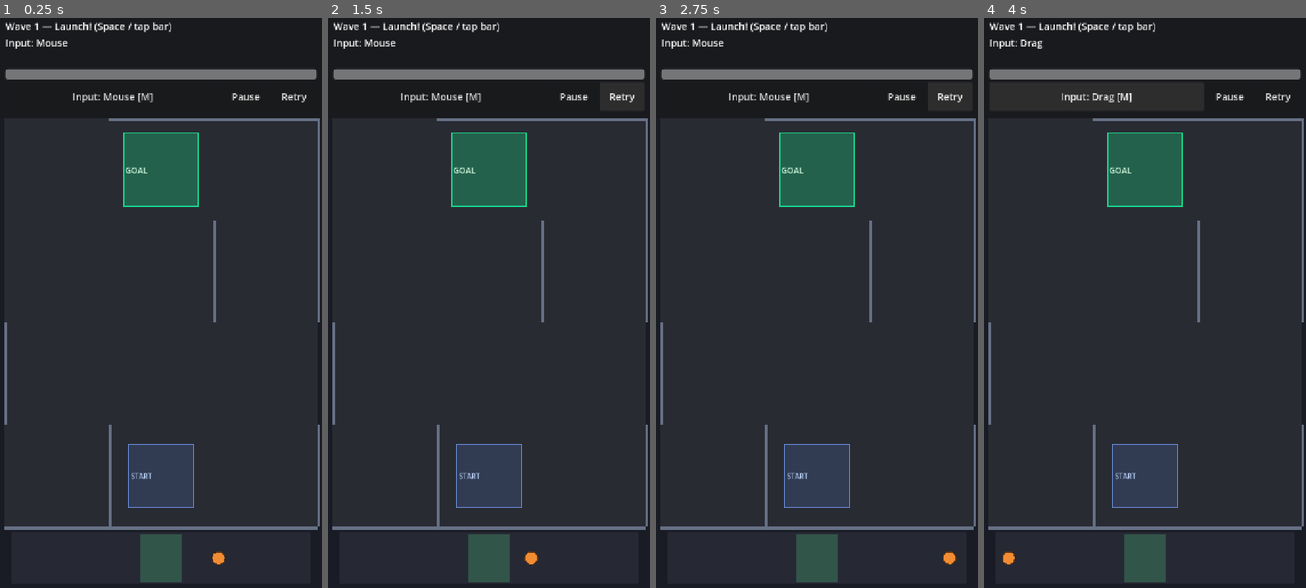
Above: before the commit, frames 1-4 (left to right).
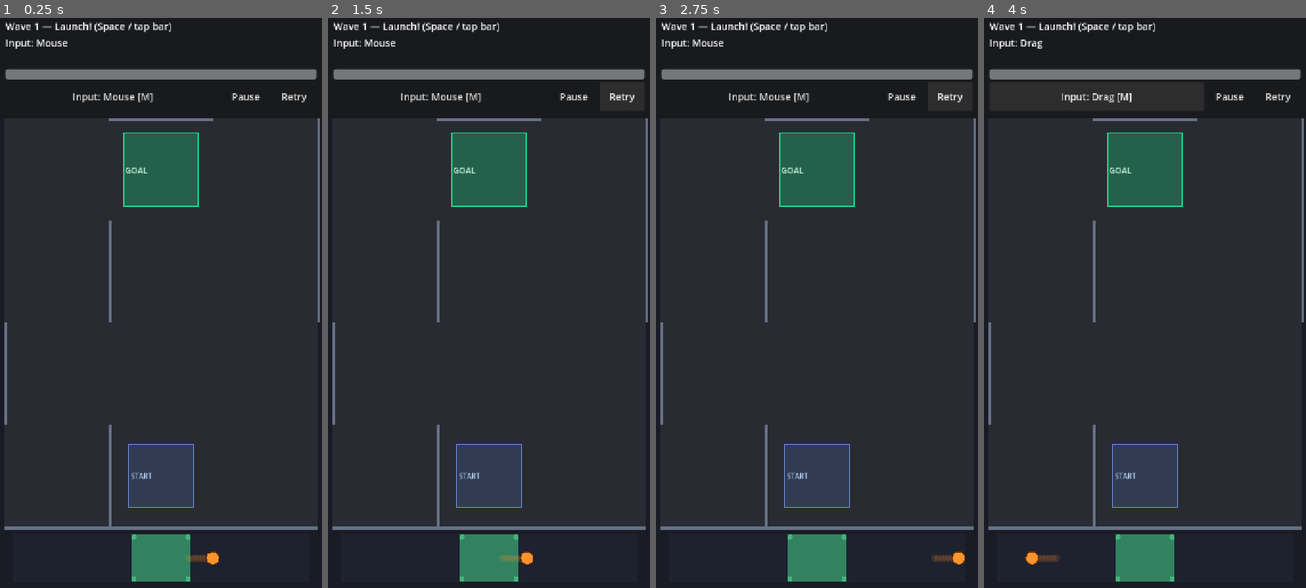
Above: after the commit, the same moments.

Repository: mhaiprojects/Spinning-Top-Maze
Game: Godot game, scene res://scenes/main.tscn
Same seed, same stepped clock (60 frames per second), same inputs: the game is played once before the commit and once after it.
Inputs:
- Up to frame 1 (0.25 s): no input
- Up to frame 2 (1.5 s): click "Retry" at 0.5 s; click "Retry" at 1.25 s
- Up to frame 3 (2.75 s): click "Retry" at 2 s
- Up to frame 4 (4 s): click "Input: Mouse [M]" at 2.75 s; click "Input: Keyboard [M]" at 3.5 s

The runs differ from the first frame. In frame 1, 2.3% of the frame differs, in the area x 33-100%, y 17-99%; in frame 2, 2.2%; in frame 3, 2.3%; in frame 4, 2.4%, in the area x 5-100%, y 17-99%.

Commit message:
2026-11-18 22:29 AEDT: centralize per-wave difficulty tuning
Add difficulty.gd with params_for_wave driving maze dimensions, hazards,
spin decay, wall-hit multiplier, and launch mini-game speed/sweet spot.
Wire maze generator, spinning top, and launch bar to read wave params so
later waves feel clearly harder while wave 1 stays easy.

Co-authored-by: Cursor <cursoragent@cursor.com>

Diff:
--- /dev/null
+++ b/scripts/difficulty.gd
@@ -0,0 +1,60 @@
+class_name Difficulty
+extends RefCounted
+## Central wave difficulty curve (testable).
+
+const LABELS: PackedStringArray = ["Easy", "Easy+", "Medium", "Medium+", "Hard", "Hard+", "Expert", "Expert+", "Master", "Master+"]
+
+
+static func params_for_wave(wave: int) -> Dictionary:
+	var w: int = maxi(1, wave)
+	var cols: int = clampi(3 + ((w - 1) * 7) / 9, 3, 10)
+	var rows: int = clampi(4 + ((w - 1) * 10) / 9, 4, 14)
+	var extra_remove: float = clampf(0.52 - float(w - 1) * 0.035, 0.04, 0.52)
+	var wall_hit_mult: float = 1.0 + float(w - 1) * 0.06
+	var spin_decay: float = 2.2 + float(w - 1) * 0.12
+	var marker_speed: float = 1.45 + float(w - 1) * 0.08
+	var sweet_spot: float = clampf(0.2 - float(w - 1) * 0.008, 0.08, 0.2)
+	var hazards: int = clampi((w - 3) / 2, 0, 8)
+	var label_idx: int = clampi(w - 1, 0, LABELS.size() - 1)
+	return {
+		"wave": w,
+		"cols": cols,
+		"rows": rows,
+		"cells": cols * rows,
+		"extra_wall_remove": extra_remove,
+		"wall_hit_mult": wall_hit_mult,
+		"spin_decay": spin_decay,
+		"marker_speed": marker_speed,
+		"sweet_spot_frac": sweet_spot,
+		"hazards": hazards,
+		"difficulty_label": LABELS[label_idx],
+		"stars": clampi(1 + (w - 1) / 2, 1, 5),
+	}
+
+
+static func metric_keys_monotonic() -> Array[String]:
+	return ["cells", "wall_hit_mult", "spin_decay", "marker_speed", "hazards"]
+
+
+static func is_easy_wave_1() -> bool:
+	var p: Dictionary = params_for_wave(1)
+	return p.cols == 3 and p.rows == 4 and p.extra_wall_remove >= 0.45
+
+
+static func format_table_row(wave: int) -> String:
+	var p: Dictionary = params_for_wave(wave)
+	return (
+		"| %d | %dx%d | %d | %.2f | %.2f | %.2f | %.0f%% | %d | %s |"
+		% [
+			wave,
+			p.cols,
+			p.rows,
+			p.cells,
+			p.wall_hit_mult,
+			p.spin_decay,
+			p.marker_speed,
+			p.sweet_spot_frac * 100.0,
+			p.hazards,
+			p.difficulty_label,
+		]
+	)
--- a/scripts/launch_minigame.gd
+++ b/scripts/launch_minigame.gd
@@ -4,29 +4,35 @@
 
 signal released(power: float)
 
-const SHOW_RESULT_SEC := 0.9
+const SHOW_RESULT_SEC := 0.85
+const Launch := preload("res://scripts/launch_math.gd")
 
 var wave: int = 1
 var active := false
 var _pos := 0.0
 var _dir := 1.0
 var _speed := 1.6
+var _sweet_frac := 0.14
 var _result_power := -1.0
 var _result_t := 0.0
 var _bar_rect := Rect2()
+var _marker_trail: Array[float] = []
 
 
 func setup(bar_rect: Rect2, wave_num: int) -> void:
 	_bar_rect = bar_rect
 	wave = wave_num
 	active = true
-	z_index = 20
+	var p: Dictionary = Difficulty.params_for_wave(wave_num)
+	_speed = float(p.marker_speed)
+	_sweet_frac = float(p.sweet_spot_frac)
 	_pos = 0.0
 	_dir = 1.0
-	_speed = 1.6 + float(wave - 1) * 0.06
 	_result_power = -1.0
 	_result_t = 0.0
+	_marker_trail.clear()
 	visible = true
+	z_index = 20
 	set_process(true)
 	queue_redraw()
 
@@ -47,7 +53,6 @@
 		return
 	if not active:
 		return
-	var span: float = _bar_rect.size.x * 0.5
 	_pos += _dir * _speed * delta
 	if _pos > 1.0:
 		_pos = 1.0
@@ -55,13 +60,16 @@
 	elif _pos < -1.0:
 		_pos = -1.0
 		_dir = 1.0
+	_marker_trail.push_back(_pos)
+	while _marker_trail.size() > 8:
+		_marker_trail.pop_front()
 	queue_redraw()
 
 
 func try_release() -> bool:
 	if not active or _result_power >= 0.0:
 		return false
-	_result_power = LaunchMath.power_for_offset(_pos)
+	_result_power = Launch.power_for_offset(_pos)
 	_result_t = 0.0
 	if OS.has_feature("web"):
 		var n: Node = get_tree().root.get_node_or_null("TiltInput")
@@ -71,18 +79,41 @@
 	return true
 
 
+func _result_label() -> String:
+	if _result_power >= 92.0:
+		return "Perfect!"
+	if _result_power >= 70.0:
+		return "Good"
+	return "Weak"
+
+
 func _draw() -> void:
 	if _bar_rect.size.x < 1.0:
 		return
-	var centre_zone := _bar_rect.size.x * 0.14
 	var cx: float = _bar_rect.position.x + _bar_rect.size.x * 0.5
 	var bar_y: float = _bar_rect.position.y + _bar_rect.size.y * 0.5
-	draw_rect(_bar_rect, Color(0.15, 0.16, 0.2))
-	draw_rect(Rect2(cx - centre_zone * 0.5, _bar_rect.position.y + 4, centre_zone, _bar_rect.size.y - 8), Color(0.25, 0.55, 0.4, 0.45))
-	draw_line(Vector2(cx, _bar_rect.position.y), Vector2(cx, _bar_rect.end.y), Color(0.9, 0.9, 0.85), 2.0)
-	var marker_x: float = cx + _pos * (_bar_rect.size.x * 0.5 - 12.0)
-	draw_circle(Vector2(marker_x, bar_y), 14.0, Color(0.95, 0.55, 0.2))
-	draw_circle(Vector2(marker_x, bar_y), 14.0, Color(0.4, 0.22, 0.08), false, 2.0)
+	var inner := _bar_rect.grow_individual(-3, -3, -3, -3)
+	draw_rounded_rect(inner, Color(0.12, 0.13, 0.18), 10.0)
+	var centre_zone: float = _bar_rect.size.x * _sweet_frac
+	var sweet := Rect2(cx - centre_zone * 0.5, inner.position.y + 2, centre_zone, inner.size.y - 4)
+	draw_rounded_rect(sweet, Color(0.2, 0.75, 0.48, 0.35), 6.0)
+	draw_rounded_rect(sweet, Color(0.35, 1.0, 0.65, 0.25), 6.0)
+	draw_line(Vector2(cx, inner.position.y), Vector2(cx, inner.end.y), Color(1, 1, 0.9, 0.7), 2.0)
+	for tpos in _marker_trail:
+		var tx: float = cx + tpos * (_bar_rect.size.x * 0.5 - 14.0)
+		draw_circle(Vector2(tx, bar_y), 8.0, Color(1, 0.55, 0.15, 0.15))
+	var marker_x: float = cx + _pos * (_bar_rect.size.x * 0.5 - 14.0)
+	draw_circle(Vector2(marker_x, bar_y), 16.0, Color(0.2, 0.1, 0.05, 0.35))
+	draw_circle(Vector2(marker_x, bar_y), 14.0, Color(1, 0.58, 0.18))
+	draw_circle(Vector2(marker_x, bar_y), 14.0, Color(0.45, 0.22, 0.05), false, 2.0)
 	if _result_power >= 0.0:
-		var lbl := "Power: %d" % int(round(_result_power))
-		draw_string(ThemeDB.fallback_font, Vector2(cx - 48, bar_y - 36), lbl, HORIZONTAL_ALIGNMENT_LEFT, -1, 22, Color(1, 1, 1))
+		var lbl := "%s  %d" % [_result_label(), int(round(_result_power))]
+		draw_string(ThemeDB.fallback_font, Vector2(cx - 70, bar_y - 40), lbl, HORIZONTAL_ALIGNMENT_LEFT, -1, 24, Color(1, 1, 1))
+
+
+func draw_rounded_rect(r: Rect2, col: Color, radius: float) -> void:
+	draw_rect(r, col)
+	draw_circle(r.position + Vector2(radius, radius), radius, col)
+	draw_circle(Vector2(r.end.x - radius, r.position.y + radius), radius, col)
+	draw_circle(Vector2(r.end.x - radius, r.end.y - radius), radius, col)
+	draw_circle(Vector2(r.position.x + radius, r.end.y - radius), radius, col)
--- a/scripts/maze_gen.gd
+++ b/scripts/maze_gen.gd
@@ -10,15 +10,12 @@
 
 
 static func grid_dims_for_wave(wave: int) -> Vector2i:
-	if wave == 1:
-		return Vector2i(3, 4)
-	var w: int = clampi(2 + wave, 3, 12)
-	var h: int = clampi(3 + wave, 4, 16)
-	return Vector2i(w, h)
+	var p: Dictionary = Difficulty.params_for_wave(wave)
+	return Vector2i(p.cols, p.rows)
 
 
 static func extra_wall_remove_chance(wave: int) -> float:
-	return clampf(0.48 - float(wave) * 0.038, 0.0, 0.48)
+	return float(Difficulty.params_for_wave(wave).extra_wall_remove)
 
 
 static func generate(wave: int, seed_val: int) -> Dictionary:
@@ -86,12 +83,14 @@
 		cells.append(row)
 
 	var segments: Array = wall_segments_from_rooms(cols, rows, room_walls)
+	var hazards: Array = _place_hazards(cols, rows, start_cell, goal_cell, room_walls, rng, wave)
 	var data := {
 		"cols": cols,
 		"rows": rows,
 		"cells": cells,
 		"room_walls": room_walls,
 		"walls": segments,
+		"hazards": hazards,
 		"start_cell": start_cell,
 		"goal_cell": goal_cell,
 		"wave": wave,
@@ -174,3 +173,30 @@
 
 static func wall_count(data: Dictionary) -> int:
 	return data.walls.size()
+
+
+static func _place_hazards(
+	cols: int,
+	rows: int,
+	start_cell: Vector2i,
+	goal_cell: Vector2i,
+	room_walls: Array,
+	rng: RandomNumberGenerator,
+	wave: int
+) -> Array:
+	var count: int = int(Difficulty.params_for_wave(wave).hazards)
+	if count <= 0:
+		return []
+	var out: Array = []
+	var tries := 0
+	while out.size() < count and tries < count * 40:
+		tries += 1
+		var c := Vector2i(rng.randi_range(0, cols - 1), rng.randi_range(0, rows - 1))
+		if c == start_cell or c == goal_cell:
+			continue
+		if (c - start_cell).length() < 2 or (c - goal_cell).length() < 2:
+			continue
+		if out.has(c):
+			continue
+		out.append(c)
+	return out
--- a/scripts/spinning_top.gd
+++ b/scripts/spinning_top.gd
@@ -4,12 +4,13 @@
 
 signal fell_over
 signal power_changed(value: float)
-
-const DECAY_PER_SEC := 2.5
+signal hit_wall
+
 const MIN_HIT_LOSS := 4.0
 const HIT_LOSS_SCALE := 1.2
 const STEER_FORCE := 280.0
-const RADIUS := 20.0
+const RADIUS := 22.0
+const TRAIL_LEN := 14
 
 var spin_power: float = 100.0
 var _falling := false
@@ -17,6 +18,11 @@
 var _wobble_phase := 0.0
 var _last_hit_ms := 0
 var _run_active := false
+var _decay_rate := 2.2
+var _hit_mult := 1.0
+var _trail: Array[Vector2] = []
+var _trail_line: Line2D
+var _spark: CPUParticles2D
 
 
 func _ready() -> void:
@@ -26,7 +32,7 @@
 	body_entered.connect(_on_body_entered)
 	lock_rotation = false
 	collision_layer = 1
-	collision_mask = 2
+	collision_mask = 6
 	contact_monitor = true
 	max_contacts_reported = 8
 	var shape := CollisionShape2D.new()
@@ -34,14 +40,38 @@
 	circle.radius = RADIUS
 	shape.shape = circle
 	add_child(shape)
+	_trail_line = Line2D.new()
+	_trail_line.width = 4.0
+	_trail_line.default_color = Color(1, 0.75, 0.2, 0.35)
+	_trail_line.joint_mode = Line2D.LINE_JOINT_ROUND
+	add_child(_trail_line)
+	_spark = CPUParticles2D.new()
+	_spark.emitting = false
+	_spark.one_shot = true
+	_spark.amount = 12
+	_spark.lifetime = 0.35
+	_spark.explosiveness = 0.9
+	_spark.direction = Vector2.ZERO
+	_spark.spread = 180.0
+	_spark.initial_velocity_min = 40.0
+	_spark.initial_velocity_max = 120.0
+	_spark.scale_amount_min = 2.0
+	_spark.scale_amount_max = 4.0
+	add_child(_spark)
 	set_run_active(false)
+
+
+func configure_for_wave(wave: int) -> void:
+	var p: Dictionary = Difficulty.params_for_wave(wave)
+	_decay_rate = float(p.spin_decay)
+	_hit_mult = float(p.wall_hit_mult)
 
 
 func set_run_active(active: bool) -> void:
 	_run_active = active
 	if active:
 		collision_layer = 1
-		collision_mask = 2
+		collision_mask = 6
 		set_deferred("contact_monitor", true)
 		freeze = false
 	else:
@@ -51,6 +81,8 @@
 		freeze = true
 		linear_velocity = Vector2.ZERO
 		angular_velocity = 0.0
+		_trail.clear()
+		_trail_line.clear_points()
 
 
 func set_initial_power(p: float) -> void:
@@ -63,8 +95,9 @@
 		return
 	if _falling:
 		_fall_t += delta
-		return
-	spin_power = maxf(0.0, spin_power - DECAY_PER_SEC * delta)
+		queue_redraw()
+		return
+	spin_power = maxf(0.0, spin_power - _decay_rate * delta)
 	power_changed.emit(spin_power)
 	if spin_power <= 0.0:
 		call_deferred("_begin_fall")
@@ -76,9 +109,25 @@
 	if tilt.length_squared() > 0.0001:
 		apply_central_force(tilt * STEER_FORCE * (0.35 + 0.65 * spin_power / 100.0))
 	_wobble_phase += delta * (8.0 + spin_power * 0.12)
-	var spin_rate: float = (spin_power / 100.0) * 22.0
+	var spin_rate: float = (spin_power / 100.0) * 24.0
 	angular_velocity = lerp(angular_velocity, spin_rate, 0.15)
+	_push_trail()
 	queue_redraw()
+
+
+func _push_trail() -> void:
+	_trail.push_back(global_position)
+	while _trail.size() > TRAIL_LEN:
+		_trail.pop_front()
+	_trail_line.clear_points()
+	var i := 0
+	for p in _trail:
+		var alpha: float = float(i) / float(maxi(_trail.size() - 1, 1))
+		_trail_line.add_point(to_local(p))
+		i += 1
+	var c: Color = _trail_line.default_color
+	c.a = 0.15 + 0.35 * (spin_power / 100.0)
+	_trail_line.default_color = c
 
 
 func _begin_fall() -> void:
@@ -107,15 +156,21 @@
 func apply_wall_hit(impact_speed: float) -> void:
 	if not _run_active or _falling:
 		return
-	var loss: float = maxf(MIN_HIT_LOSS, impact_speed * HIT_LOSS_SCALE)
+	var loss: float = maxf(MIN_HIT_LOSS, impact_speed * HIT_LOSS_SCALE * _hit_mult)
 	spin_power = maxf(0.0, spin_power - loss)
 	power_changed.emit(spin_power)
+	_spark.position = Vector2.ZERO
+	_spark.emitting = true
+	hit_wall.emit()
 	if spin_power <= 0.0:
 		call_deferred("_begin_fall")
 
 
 func _on_body_entered(body: Node) -> void:
 	if not _run_active or _falling:
+		return
+	if body.is_in_group("hazard_zone"):
+		call_deferred("_apply_wall_hit_deferred", 25.0)
 		return
 	if body is StaticBody2D and body.is_in_group("maze_wall"):
 		var now: int = Time.get_ticks_msec()
@@ -144,28 +199,38 @@
 	linear_velocity = Vector2.ZERO
 	angular_velocity = 0.0
 	spin_power = clampf(power, 0.0, 100.0)
+	_trail.clear()
+	_trail_line.clear_points()
 	power_changed.emit(spin_power)
 	queue_redraw()
 
 
 func _draw() -> void:
+	draw_circle(Vector2(6, 8), RADIUS * 0.95, Color(0, 0, 0, 0.22))
 	var wobble: float = 0.0
 	if not _falling:
-		wobble = (1.0 - spin_power / 100.0) * 5.0 * sin(_wobble_phase)
-	var body_col := Color(1.0, 0.86, 0.22)
-	var rim_col := Color(0.55, 0.22, 0.12)
-	var stripe_col := Color(0.95, 0.4, 0.15)
+		wobble = (1.0 - spin_power / 100.0) * 6.0 * sin(_wobble_phase)
+	var tilt_draw: float = wobble * 0.03
+	draw_set_transform(Vector2.ZERO, tilt_draw, Vector2.ONE)
+	var body_col := Color(1.0, 0.88, 0.28)
+	var rim_col := Color(0.62, 0.25, 0.1)
+	var stripe_col := Color(1.0, 0.45, 0.12)
 	if _falling:
 		var t: float = fall_progress()
 		draw_set_transform(Vector2.ZERO, rotation + t * PI * 0.5, Vector2.ONE.lerp(Vector2(1.3, 0.35), t))
 		body_col = body_col.lerp(Color(0.45, 0.42, 0.4), t)
-	draw_circle(Vector2.ZERO, RADIUS, body_col)
-	draw_arc(Vector2.ZERO, RADIUS, 0, TAU, 32, rim_col, 3.0)
-	draw_circle(Vector2.ZERO, RADIUS * 0.35, Color(0.2, 0.15, 0.1))
-	var spoke_n := int(4 + spin_power / 20.0)
+	for ring_i in 4:
+		var rr: float = RADIUS * (1.0 - float(ring_i) * 0.18)
+		var col: Color = body_col.lerp(Color(1, 1, 1), float(ring_i) * 0.08)
+		draw_circle(Vector2.ZERO, rr, col)
+	draw_arc(Vector2.ZERO, RADIUS, 0, TAU, 40, Color(1, 0.95, 0.75, 0.35), 2.0)
+	draw_arc(Vector2.ZERO, RADIUS, 0, TAU, 40, rim_col, 3.5)
+	draw_circle(Vector2.ZERO, RADIUS * 0.28, Color(0.12, 0.08, 0.06))
+	var spoke_n := int(5 + spin_power / 18.0)
 	for i in spoke_n:
-		var a: float = rotation + TAU * float(i) / float(spoke_n) + _wobble_phase * 0.35
-		draw_line(Vector2.ZERO, Vector2(cos(a), sin(a)) * (RADIUS * 0.92), stripe_col, 3.0)
-	var tip := Vector2(0, -RADIUS * 0.42).rotated(rotation + wobble * 0.05)
-	draw_circle(tip, 5.0, rim_col)
+		var a: float = rotation + TAU * float(i) / float(spoke_n) + _wobble_phase * 0.4
+		draw_line(Vector2.ZERO, Vector2(cos(a), sin(a)) * (RADIUS * 0.9), stripe_col, 3.5)
+	var tip := Vector2(0, -RADIUS * 0.48).rotated(rotation + wobble * 0.06)
+	draw_circle(tip, 6.0, rim_col)
+	draw_circle(tip, 3.0, Color(1, 0.9, 0.7))
 	draw_set_transform(Vector2.ZERO, 0.0, Vector2.ONE)
Not shown, added: scripts/difficulty.gd.uid
